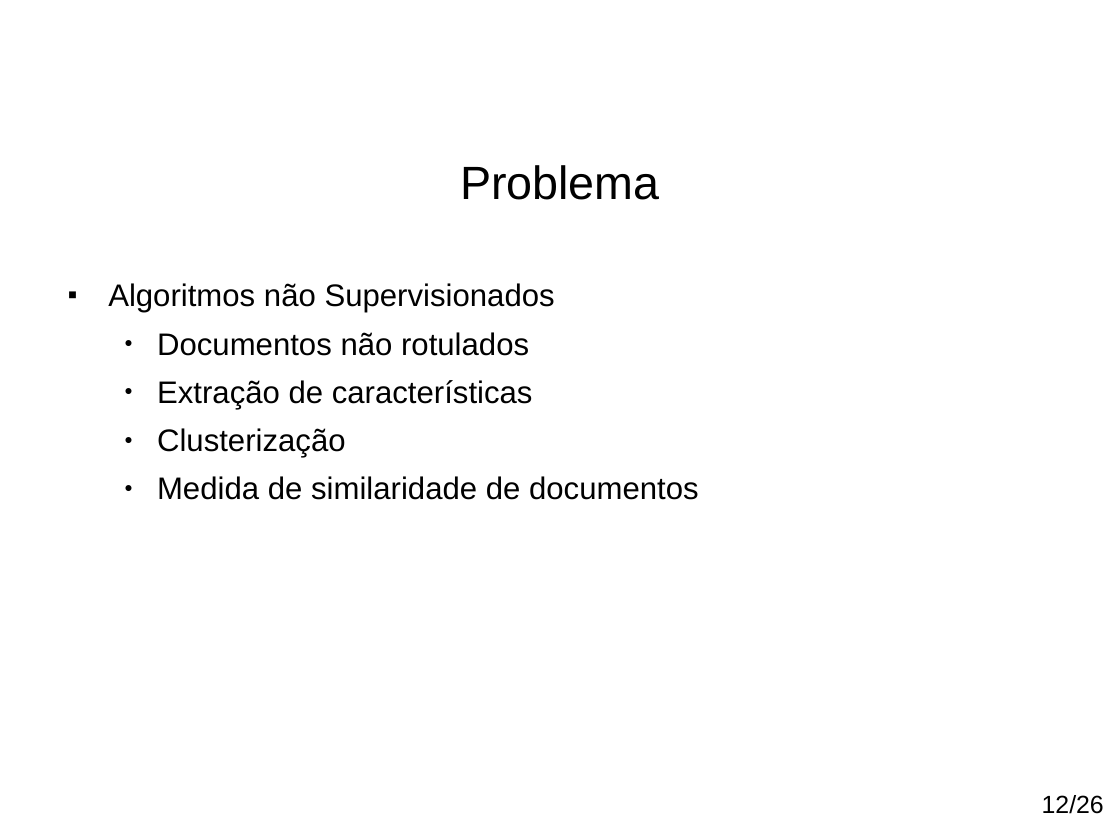
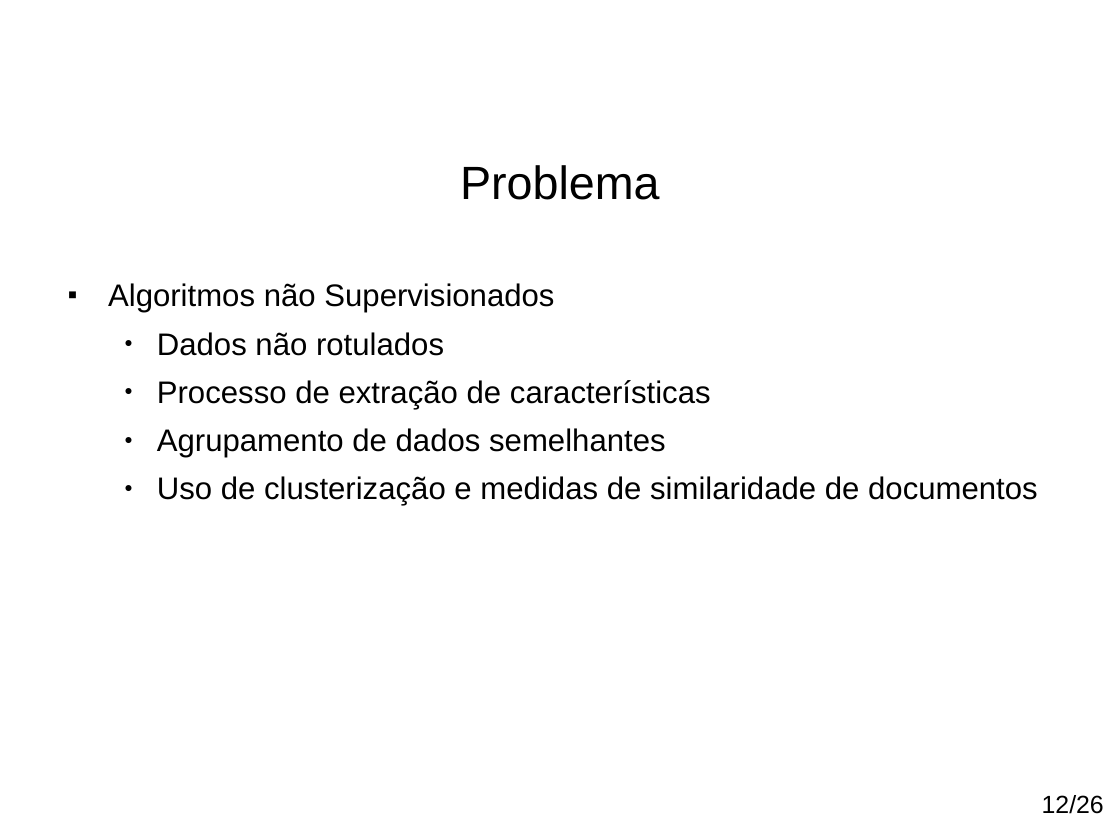
Before and after one commit to paulohq/apresentacao-NLP, a slide deck: slide 16 of apresentacao-mineracao-de-sugestoes.ppt. Drawn at 1120x840 pixels with LibreOffice and Linux fonts; fonts in the diff are those of the drawing; background and template pictures are left out. Boxes give left, top, right and bottom in pixels: in the first picture for what was removed or moved away, otherwise in the second. Text is boxed around its words. In the diff, an @@ line names an element or a change of style, - is before the commit and + after.

```diff
--- a/apresentacao-mineracao-de-sugestoes.ppt
+++ b/apresentacao-mineracao-de-sugestoes.ppt
@@ text at (x1=157, y1=332, x2=1038, y2=506): text changed @@
-  ● Documentos não rotulados
-  ● Extração de características
-  ● Clusterização
-  ● Medida de similaridade de documentos
+  ● Dados não rotulados
+  ● Processo de extração de características
+  ● Agrupamento de dados semelhantes
+  ● Uso de clusterização e medidas de similaridade de documentos
```
Also in this commit, not shown: 25 other slides changed, 4 slides removed, 2 other files.
